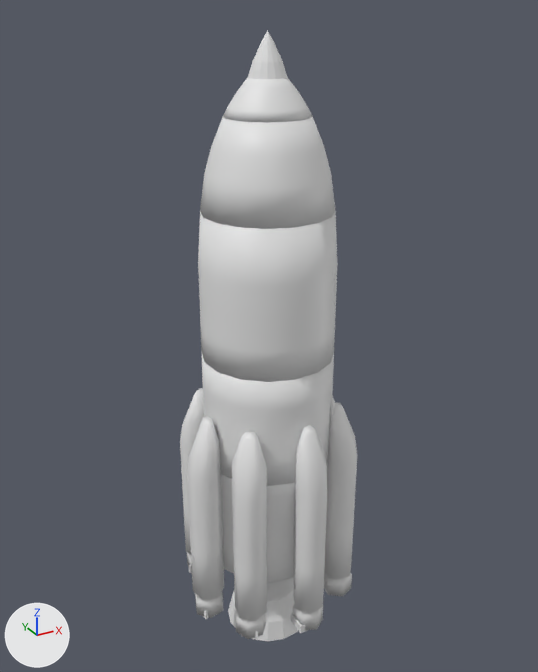
A saved change to the COLLADA model objects3d/launcherICBM.dae.
Before and after are seen from a 50 mm camera at (-50.9, -91.3, 91.2) aimed at (-0.5, 0.3, 45.3). The axes (+X, +Y, +Z) are drawn at lower left. The lights are the same throughout. Materials are left out; every surface is plain grey. Where no turn or scale is listed for an object, it has been applied to the vertices.

The first picture shows 'Stage1', 'Stage2', 'Stage3', 'Stage4', 'Warhead'.
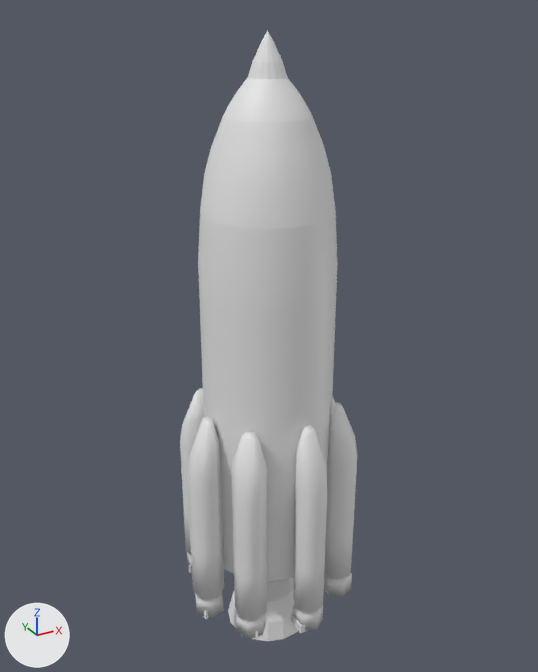
Where the newer file only moved an object's origin or applied its transform, the numbers keep the older frame.

Boxes (x1, y1, x2, y2) around the edits, measured in the pictures (538 x 672 px):
'Stage4', turned, rescaled: (200, 78, 335, 229) in both
part 2 of me_stage3mesh, shading changed: (198, 211, 338, 382) in both
part 3 of me_stage2mesh, shading changed: (201, 351, 334, 641) in both

The change in detail:
me_stage2mesh has 371 vertices, 734 faces and spans x -10.0..10.0, y -10.1..10.0, z -53.9..-2.8.
me_stage2mesh is used by ob_stage2; location (-1.7, -1.4, 46.7).
me_stage2mesh part 3: edges marked sharp go from 334 to 355.
me_stage3mesh has 594 vertices, 1130 faces and spans x -10.0..10.0, y -10.0..9.9, z -6.3..20.6.
me_stage3mesh is used by ob_stage3; location (-1.7, -1.4, 44.7).
me_stage3mesh part 2: edges marked sharp go from 722 to 785.
me_stage4mesh has 3244 vertices, 6452 faces and spans x -370.0..369.0, y -372.0..367.0, z 605.0..1506.0.
me_stage4mesh is used by ob_stage4; location (-1.7, -1.4, 44.7); scale (0.0254, 0.0254, 0.0254).
me_stage4mesh part 1: the whole mesh is turned 90 degrees about the x axis through the mesh origin and scaled by 0.0254.
Object 'Stage4' (ob_stage4) is rescaled from (0.0254, 0.0254, 0.0254) to (1.0, 1.0, 1.0).
Object 'Stage4' (ob_stage4) turns from (0, 0, 0) to (-90, 0, 0) degrees about x, y and z.
